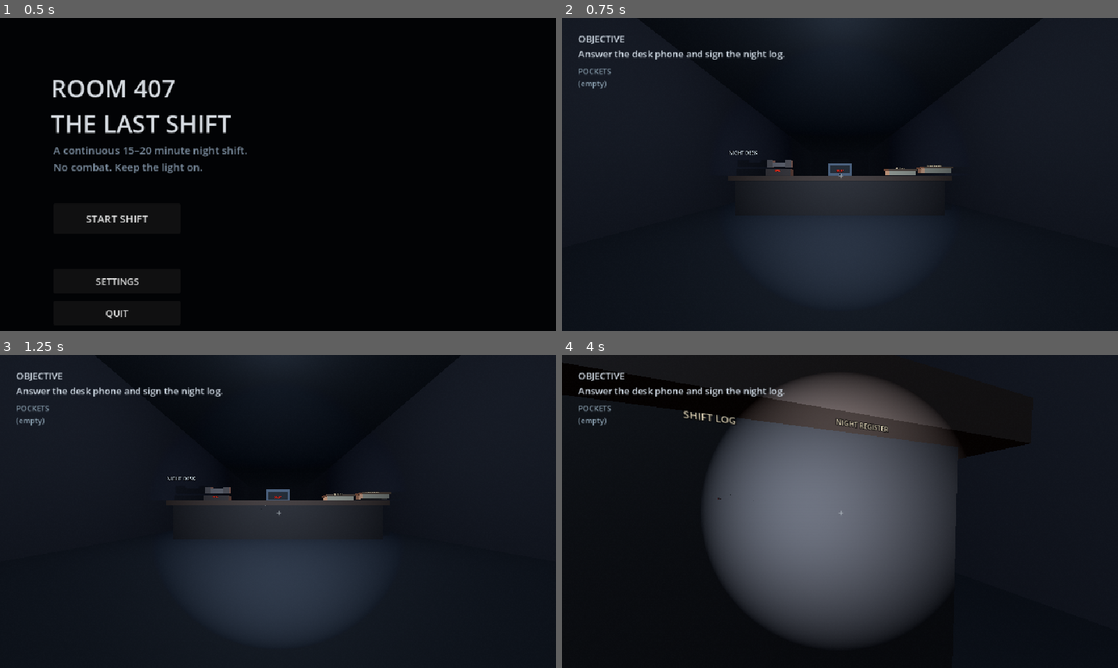
Above: before the commit, frames 1-4 (two rows, left to right).
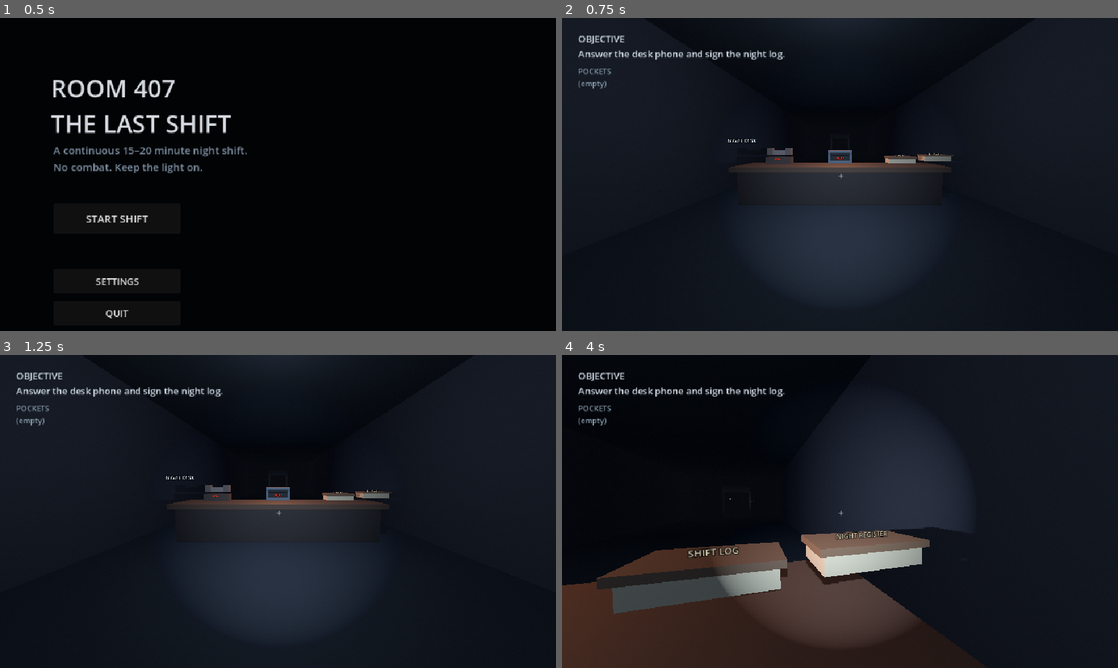
Above: after the commit, the same moments.

Repository: JasonTM17/Horror_Game_Funny
Game: Godot game, scene res://scenes/boot/boot.tscn
The game is run twice, just before and just after one commit, with the same random seed, the same clock (stepped at 60 frames per second) and the same inputs.
Inputs (mouse positions are in pixels of both pictures, inside the frame that each line leads up to):
- Up to frame 1 (0.5 s): no input
- Up to frame 2 (0.75 s): click "START SHIFT" at 0.5 s
- Up to frame 3 (1.25 s): no input
- Up to frame 4 (4 s): tap Enter at 1.25 s; move the mouse to (867, 511) at 1.27 s; hold F (flashlight) 1.28-2.03 s; hold W (move_forward) from 1.28 s (still down); tap E (interact) at 1.55, 2.1, 3.05, 3.6 s; move the mouse to (812, 511) at 2.02 s; tap F (flashlight) at 2.3, 3.8 s; move the mouse to (851, 505) at 2.77 s; hold F (flashlight) 2.78-3.53 s; move the mouse to (834, 517) at 3.52 s

Frame 1 is identical in both runs. In frame 2, 2.2% of the frame differs, in the area x 29-71%, y 38-52%; in frame 3, 0.6%; in frame 4, 42%, in the area x 0-85%, y 5-100%.

Commit message:
fix(player): preserve authored camera transform

Diff:
--- a/scripts/player/player-controller.gd
+++ b/scripts/player/player-controller.gd
@@ -13,6 +13,7 @@
 
 var _locks: Dictionary = {}
 var _pitch := -8.0
+var _head_rest_position := Vector3.ZERO
 var _bob_time := 0.0
 var _flashlight_on := true
 var _step_time := 0.0
@@ -21,6 +22,8 @@
 
 func _ready() -> void:
 	Input.mouse_mode = Input.MOUSE_MODE_CAPTURED
+	_head_rest_position = head.position
+	head.rotation.x = deg_to_rad(_pitch)
 	_apply_settings()
 	SettingsManager.setting_changed.connect(_on_setting_changed)
 
@@ -93,15 +96,14 @@
 
 func _update_head_bob(delta: float, moving: bool) -> void:
 	if not SettingsManager.comfort_head_bob:
-		head.position.y = move_toward(head.position.y, 0.7, delta * 4.0)
+		head.position = head.position.move_toward(_head_rest_position, delta * 4.0)
 		return
 	if moving and is_on_floor():
 		_bob_time += delta * (10.0 if Input.is_action_pressed("sprint") else 7.0)
-		head.position.y = 0.7 + sin(_bob_time * 2.0) * 0.018
-		head.position.x = sin(_bob_time) * 0.012
+		head.position.y = _head_rest_position.y + sin(_bob_time * 2.0) * 0.018
+		head.position.x = _head_rest_position.x + sin(_bob_time) * 0.012
 	else:
-		head.position.y = move_toward(head.position.y, 0.7, delta * 3.0)
-		head.position.x = move_toward(head.position.x, 0.0, delta * 3.0)
+		head.position = head.position.move_toward(_head_rest_position, delta * 3.0)
 
 func _update_camera_shake(delta: float) -> void:
 	if _shake_remaining > 0.0 and SettingsManager.camera_shake_enabled:
--- /dev/null
+++ b/tests/player-input-integration-test.gd
@@ -0,0 +1,87 @@
+extends Node
+
+const GAMEPLAY_SCENE := preload("res://scenes/gameplay/gameplay.tscn")
+const EXPECTED_HEAD_HEIGHT := 1.52
+const EXPECTED_INITIAL_PITCH := -8.0
+
+var _gameplay: Node3D
+
+func _ready() -> void:
+	GameState.reset_run()
+	_gameplay = GAMEPLAY_SCENE.instantiate()
+	add_child(_gameplay)
+	await get_tree().process_frame
+	await get_tree().physics_frame
+	_gameplay._narrative.duration_scale = 0.001
+	var player := _gameplay.player as CharacterBody3D
+	var head := player.get_node("Head") as Node3D
+	var interaction := player.get_node("Head/Camera3D/Interaction")
+
+	if not _require(is_equal_approx(head.position.y, EXPECTED_HEAD_HEIGHT), "head bob changed the authored eye height from %.2f to %.3f" % [EXPECTED_HEAD_HEIGHT, head.position.y]): return
+	if not _require(is_equal_approx(rad_to_deg(head.rotation.x), EXPECTED_INITIAL_PITCH), "initial camera pitch was not applied to Head"): return
+	if not _require(_has_physical_e_binding(), "interact action is not bound to the physical E key"): return
+	if not await _verify_production_interaction(player, interaction): return
+	if not _verify_pause_and_flashlight(player): return
+	if not _verify_comfort_head_bob_restores_authored_origin(player, head): return
+
+	SettingsManager.reset_defaults()
+	AudioManager.stop_all()
+	print("PLAYER_INPUT_INTEGRATION_TEST_OK")
+	_gameplay.queue_free()
+	await get_tree().process_frame
+	await get_tree().create_timer(0.2).timeout
+	get_tree().quit()
+
+func _verify_production_interaction(player: CharacterBody3D, interaction: Node) -> bool:
+	var phone := _gameplay.get_node("phone") as StoryInteractable
+	player.global_position = Vector3(phone.global_position.x, 0.02, phone.global_position.z + 1.35)
+	player.rotation = Vector3.ZERO
+	player.velocity = Vector3.ZERO
+	await get_tree().physics_frame
+	interaction.ray.force_raycast_update()
+	if not _require(interaction.ray.is_colliding(), "production interaction ray did not reach the phone"): return false
+	if not _require(interaction.ray.get_collider() == phone, "production interaction ray hit the wrong collider"): return false
+	var interact_event := InputEventAction.new()
+	interact_event.action = "interact"
+	interact_event.pressed = true
+	interaction._unhandled_input(interact_event)
+	return _require(GameState.has_flag("phone_answered"), "production interact handler did not answer the phone")
+
+func _verify_pause_and_flashlight(player: CharacterBody3D) -> bool:
+	var pause_event := InputEventAction.new()
+	pause_event.action = "pause_game"
+	pause_event.pressed = true
+	var flashlight_event := InputEventAction.new()
+	flashlight_event.action = "flashlight"
+	flashlight_event.pressed = true
+	var flashlight := player.get_node("Head/Camera3D/Flashlight") as SpotLight3D
+
+	player._unhandled_input(pause_event)
+	if not _require(get_tree().paused and player.is_input_locked(), "pause did not freeze the SceneTree and lock player input"): return false
+	var paused_visibility := flashlight.visible
+	player._unhandled_input(flashlight_event)
+	if not _require(flashlight.visible == paused_visibility, "flashlight toggled while the game was paused"): return false
+	player._unhandled_input(pause_event)
+	if not _require(not get_tree().paused and not player.is_input_locked(), "second pause action did not resume and unlock input"): return false
+	player._unhandled_input(flashlight_event)
+	return _require(flashlight.visible != paused_visibility, "flashlight did not toggle after input resumed")
+
+func _verify_comfort_head_bob_restores_authored_origin(player: CharacterBody3D, head: Node3D) -> bool:
+	SettingsManager.set_comfort_head_bob(false)
+	head.position += Vector3(0.08, -0.2, 0.0)
+	player._update_head_bob(1.0, false)
+	return _require(head.position.is_equal_approx(Vector3(0.0, EXPECTED_HEAD_HEIGHT, 0.0)), "comfort mode did not restore the authored head origin")
+
+func _has_physical_e_binding() -> bool:
+	for event in InputMap.action_get_events("interact"):
+		if event is InputEventKey and (event.physical_keycode == KEY_E or event.keycode == KEY_E):
+			return true
+	return false
+
+func _require(condition: bool, message: String) -> bool:
+	if condition:
+		return true
+	get_tree().paused = false
+	push_error("PLAYER_INPUT_ASSERT: " + message)
+	get_tree().quit(2)
+	return false
--- /dev/null
+++ b/tests/player-input-integration-test.tscn
@@ -0,0 +1,6 @@
+[gd_scene load_steps=2 format=3]
+
+[ext_resource type="Script" path="res://tests/player-input-integration-test.gd" id="1_test"]
+
+[node name="PlayerInputIntegrationTest" type="Node"]
+script = ExtResource("1_test")
Not shown, added: tests/player-input-integration-test.gd.uid
Not shown, changed: tests/run-headless-tests.ps1
